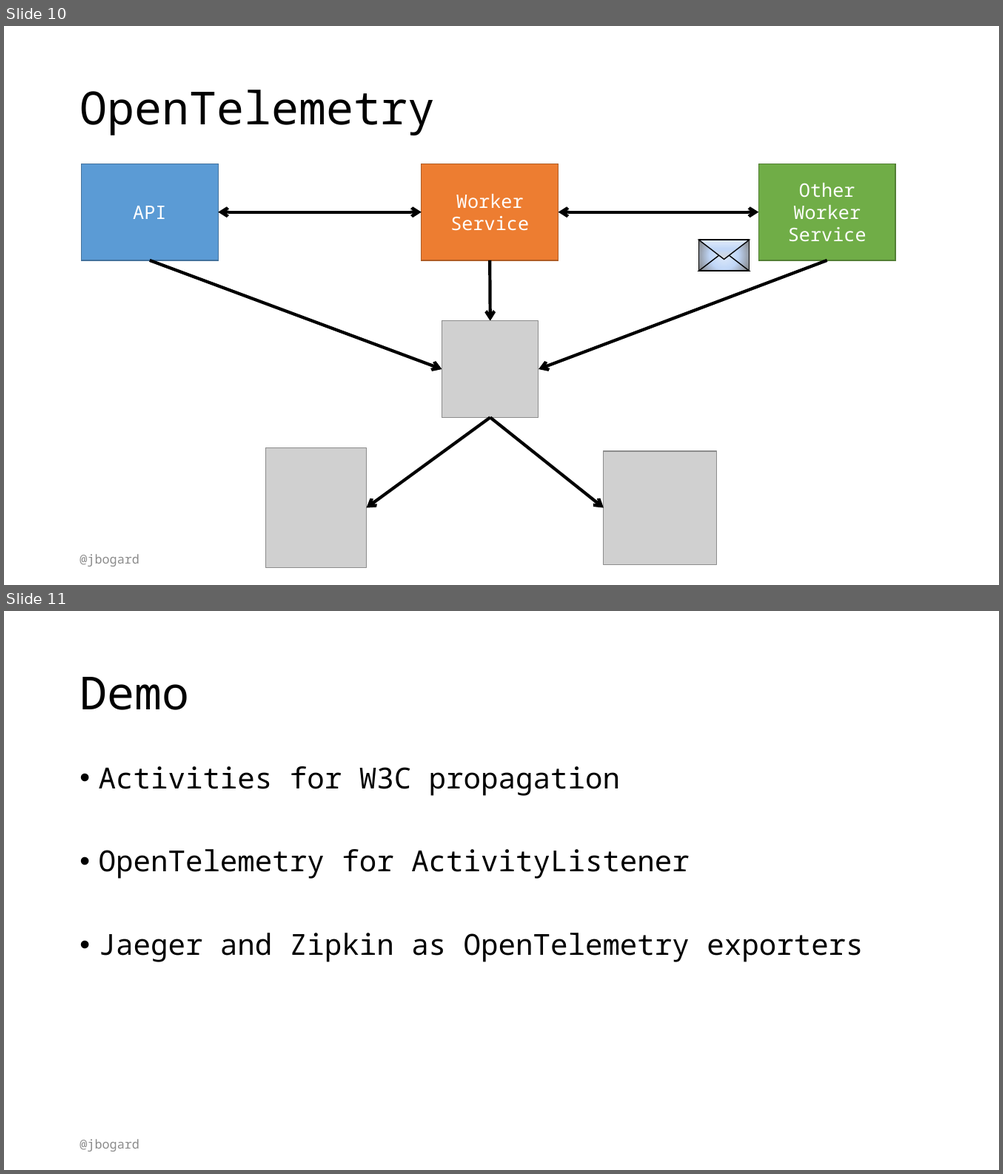
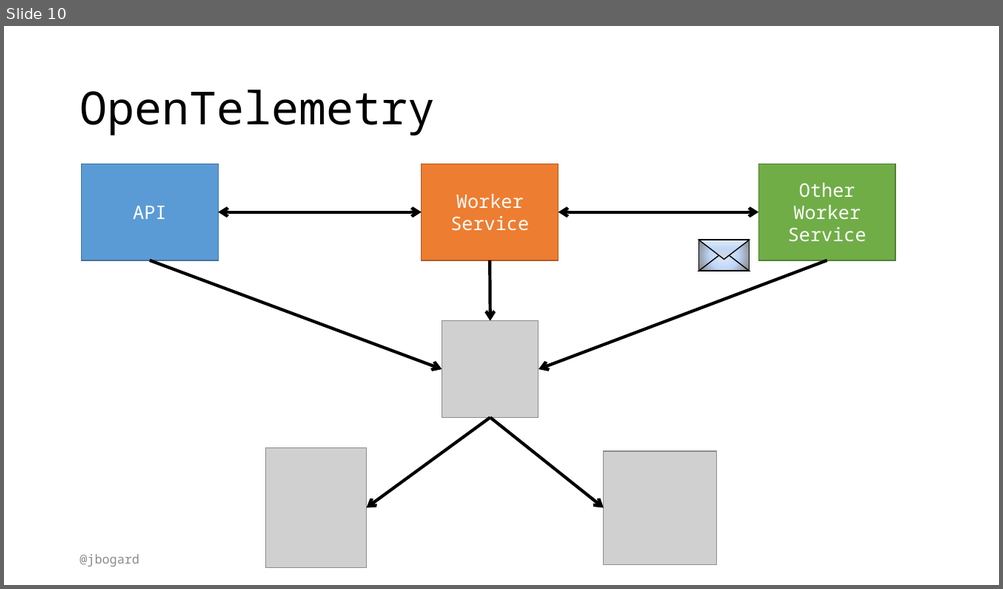
Before and after one commit to jbogard/presentations, a slide deck: DistributedTracing/DistributedTracing.pptx. Shown one above the other, each under a label of ours: slides 10 and 11 before the commit, slide 10 after it. The pictures are 1003x1174 and 1003x589 pixels, drawn with LibreOffice and Linux fonts; fonts in the diff are those of the drawing; grey boxes stand for pictures. Boxes give left, top, right and bottom in pixels: in the first picture for what was removed or moved away, otherwise in the second. Text is boxed around its words. In the diff, an @@ line names an element or a change of style, - is before the commit and + after.

```diff
--- a/DistributedTracing/DistributedTracing.pptx
+++ b/DistributedTracing/DistributedTracing.pptx
@@ slide 11 removed at (x1=4, y1=611, x2=999, y2=1170), background #FFFFFF @@
@@ title removed at (x1=79, y1=677, x2=189, y2=710) @@
-Demo
@@ text removed at (x1=99, y1=766, x2=862, y2=963) @@
-• Activities for W3C propagation
-• OpenTelemetry for ActivityListener
-• Jaeger and Zipkin as OpenTelemetry exporters
@@ text removed at (x1=79, y1=1139, x2=139, y2=1152) @@
-@jbogard
```
Also in this commit, not shown: 5 slides changed, 1 slide added, 1 other slide removed, 13 other files.
